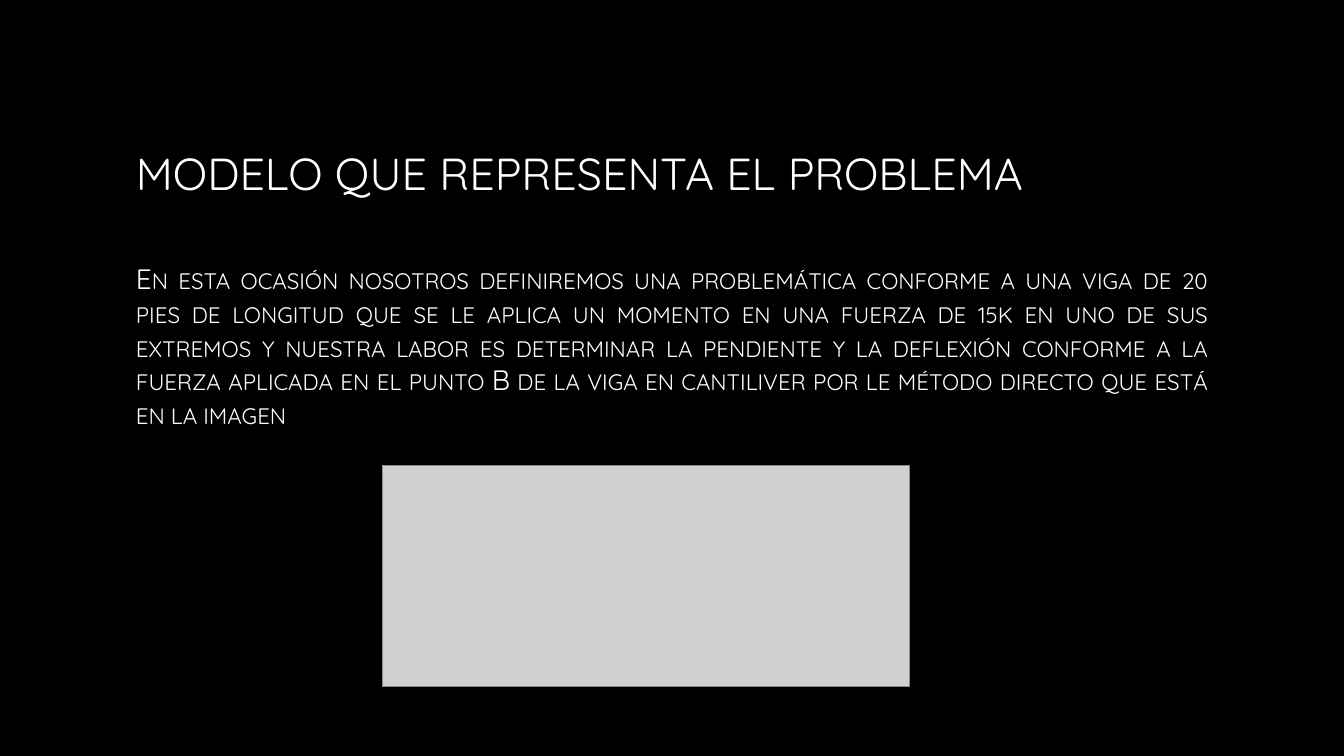
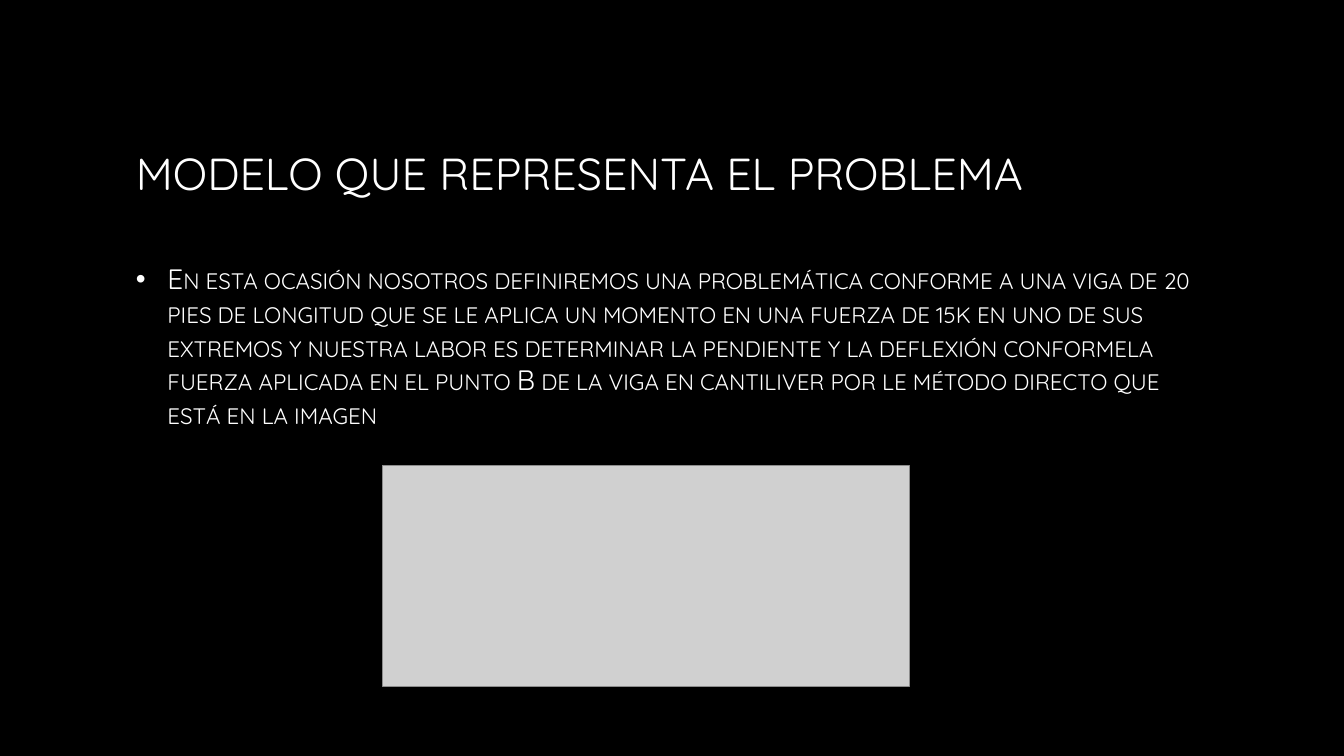
Before and after one commit to IC707912/PROYECTO-PRIMER-PARCIAL, a slide deck: slide 3 of Proyecto módulo 1.pptx (slide 5 before the commit). Drawn at 1344x756 pixels with LibreOffice and Linux fonts; fonts in the diff are those of the drawing; grey boxes stand for pictures; background and template pictures are left out. Boxes give left, top, right and bottom in pixels: in the first picture for what was removed or moved away, otherwise in the second. Text is boxed around its words. In the diff, an @@ line names an element or a change of style, - is before the commit and + after.

```diff
--- a/Proyecto módulo 1.pptx
+++ b/Proyecto módulo 1.pptx
@@ text at [167,270,1190,425]: text changed @@
-En esta ocasión nosotros definiremos una problemática conforme a una viga de 20 pies de longitud que se le aplica un momento en una fuerza de 15k en uno de sus extremos y nuestra labor es determinar la pendiente y la deflexión conforme a la fuerza aplicada en el punto B de la viga en cantiliver por le método directo que está en la imagen
+• En esta ocasión nosotros definiremos una problemática conforme a una viga de 20 pies de longitud que se le aplica un momento en una fuerza de 15k en uno de sus extremos y nuestra labor es determinar la pendiente y la deflexión conformela fuerza aplicada en el punto B de la viga en cantiliver por le método directo que está en la imagen
```
Also in this commit, not shown: 3 other slides changed, 1 slide added, 6 slides removed, 1 other file.
